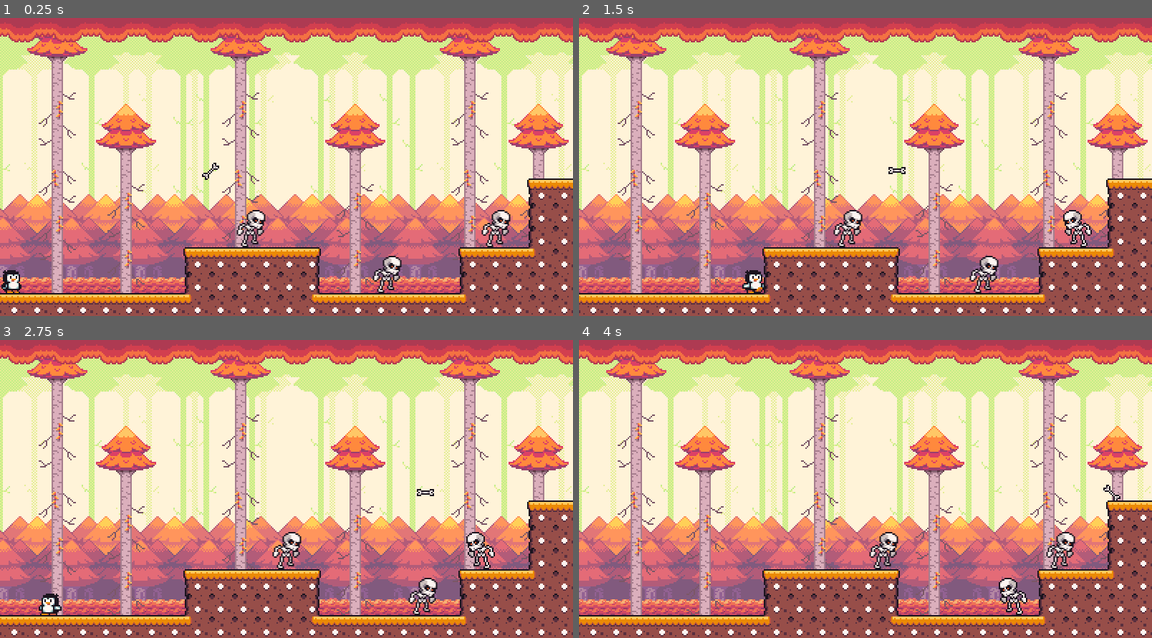
Above: before the commit, frames 1-4 (two rows, left to right).
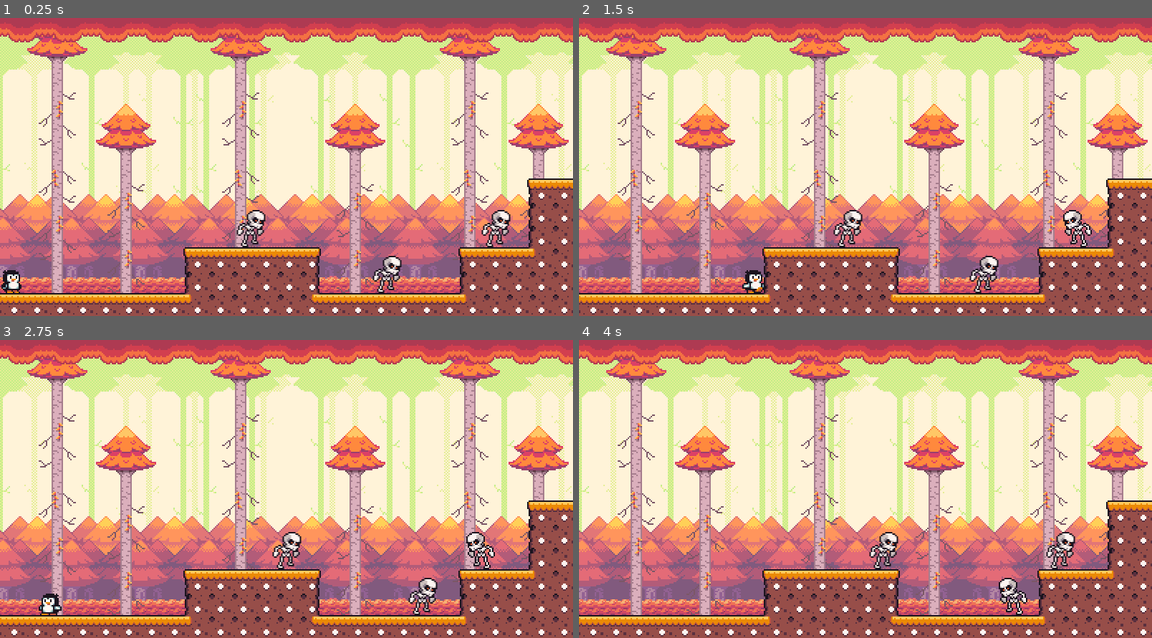
Above: after the commit, the same moments.

Repository: len-on/primeiro-projeto
Game: Godot game, scene res://scene/forest.tscn
Two runs of this game, one before a commit and one after it. Both use one fixed random seed, a clock stepped at 60 frames per second and the inputs below.
Inputs:
- Up to frame 1 (0.25 s): no input
- Up to frame 2 (1.5 s): hold Right (ui_right) from 0.53 s (still down)
- Up to frame 3 (2.75 s): release Right (ui_right) at 2.03 s; hold Left (ui_left) from 2.03 s (still down)
- Up to frame 4 (4 s): release Left (ui_left) at 2.78 s; hold Right (ui_right) from 2.78 s (still down)

The runs differ from the first frame. In frame 1, less than 0.1% of the frame differs, in the area x 35-39%, y 48-55%; in frame 2, less than 0.1%; in frame 3, less than 0.1%; in frame 4, less than 0.1%.

Commit message:
feat: Added projectiles and animations for enemies launching projectiles.

Diff:
--- a/entities/skeleton.tscn
+++ b/entities/skeleton.tscn
@@ -1,9 +1,30 @@
-[gd_scene load_steps=20 format=3 uid="uid://budvqvi4a5fn4"]
+[gd_scene load_steps=26 format=3 uid="uid://budvqvi4a5fn4"]
 
 [ext_resource type="Script" uid="uid://c4veqx8d64bek" path="res://scripts/skeleton.gd" id="1_yag7t"]
+[ext_resource type="Texture2D" uid="uid://cnuvfd03bomd2" path="res://sprites/3 - Skeleton/Bone_Toss (32 x 32).png" id="2_4oc3b"]
 [ext_resource type="Texture2D" uid="uid://dt1j42sb1pnqu" path="res://sprites/3 - Skeleton/Crumbling_Into_Bone_Pile (32 x 32).png" id="2_fpmxe"]
 [ext_resource type="Texture2D" uid="uid://xky0qhxvx3y" path="res://sprites/3 - Skeleton/Limping_Movement (32 x 32).png" id="3_4oc3b"]
 
+[sub_resource type="AtlasTexture" id="AtlasTexture_b0uhi"]
+atlas = ExtResource("2_4oc3b")
+region = Rect2(0, 0, 32, 32)
+
+[sub_resource type="AtlasTexture" id="AtlasTexture_0qgbw"]
+atlas = ExtResource("2_4oc3b")
+region = Rect2(32, 0, 32, 32)
+
+[sub_resource type="AtlasTexture" id="AtlasTexture_kjous"]
+atlas = ExtResource("2_4oc3b")
+region = Rect2(64, 0, 32, 32)
+
+[sub_resource type="AtlasTexture" id="AtlasTexture_0f01p"]
+atlas = ExtResource("2_4oc3b")
+region = Rect2(96, 0, 32, 32)
+
+[sub_resource type="AtlasTexture" id="AtlasTexture_qe8ja"]
+atlas = ExtResource("2_4oc3b")
+region = Rect2(128, 0, 32, 32)
+
 [sub_resource type="AtlasTexture" id="AtlasTexture_6hr2a"]
 atlas = ExtResource("2_fpmxe")
 region = Rect2(0, 0, 32, 32)
@@ -58,6 +79,26 @@
 
 [sub_resource type="SpriteFrames" id="SpriteFrames_yag7t"]
 animations = [{
+"frames": [{
+"duration": 1.0,
+"texture": SubResource("AtlasTexture_b0uhi")
+}, {
+"duration": 1.0,
+"texture": SubResource("AtlasTexture_0qgbw")
+}, {
+"duration": 1.0,
+"texture": SubResource("AtlasTexture_kjous")
+}, {
+"duration": 1.0,
+"texture": SubResource("AtlasTexture_0f01p")
+}, {
+"duration": 1.0,
+"texture": SubResource("AtlasTexture_qe8ja")
+}],
+"loop": false,
+"name": &"attack",
+"speed": 5.0
+}, {
 "frames": [{
 "duration": 1.0,
 "texture": SubResource("AtlasTexture_6hr2a")
@@ -121,14 +162,18 @@
 
 [node name="AnimatedSprite2D" type="AnimatedSprite2D" parent="."]
 sprite_frames = SubResource("SpriteFrames_yag7t")
-animation = &"hurt"
+animation = &"attack"
+frame = 2
+frame_progress = 0.9318162
 
 [node name="CollisionShape2D" type="CollisionShape2D" parent="."]
+visible = false
 light_mask = 4
 position = Vector2(2, 3)
 shape = SubResource("CapsuleShape2D_fpmxe")
 
 [node name="Hitbox" type="Area2D" parent="."]
+visible = false
 collision_layer = 4
 collision_mask = 2
 
@@ -144,3 +189,13 @@
 [node name="GroundDetector" type="RayCast2D" parent="."]
 position = Vector2(10, 0)
 target_position = Vector2(0, 19)
+
+[node name="PlayerDetector" type="RayCast2D" parent="."]
+position = Vector2(1, 10)
+target_position = Vector2(70, 0)
+collision_mask = 2
+
+[node name="BoneStartPosition" type="Node2D" parent="."]
+position = Vector2(14, 0)
+
+[connection signal="animation_finished" from="AnimatedSprite2D" to="." method="_on_animated_sprite_2d_animation_finished"]
--- a/entities/spinning_bone.tscn
+++ b/entities/spinning_bone.tscn
@@ -51,4 +51,4 @@
 [node name="AnimatedSprite2D" type="AnimatedSprite2D" parent="."]
 sprite_frames = SubResource("SpriteFrames_cjyle")
 autoplay = "default"
-frame_progress = 0.25910172
+frame_progress = 0.6361398
--- a/scene/forest.tscn
+++ b/scene/forest.tscn
@@ -14,7 +14,6 @@
 [ext_resource type="Texture2D" uid="uid://djsrid4i0pa82" path="res://sprites/Seasonal Tilesets/2 - Autumn Forest/Background parts/2 - Trees.png" id="7_gwku7"]
 [ext_resource type="Texture2D" uid="uid://bs5ddy5bqsroj" path="res://sprites/Seasonal Tilesets/2 - Autumn Forest/Background parts/1 - Leaf_top.png" id="8_64es3"]
 [ext_resource type="PackedScene" uid="uid://bcxngadkttf53" path="res://entities/level_end.tscn" id="13_kmspj"]
-[ext_resource type="PackedScene" uid="uid://0ualwmc7fww4" path="res://entities/spinning_bone.tscn" id="15_boiax"]
 
 [sub_resource type="TileSetAtlasSource" id="TileSetAtlasSource_kmspj"]
 texture = ExtResource("4_gwku7")
@@ -215,7 +214,4 @@
 [node name="Skeleton3" parent="." instance=ExtResource("5_ja8kk")]
 position = Vector2(343, 143)
 
-[node name="SpinningBone" parent="." instance=ExtResource("15_boiax")]
-position = Vector2(132, 107)
-
 [editable path="LevelEnd"]
--- a/scripts/skeleton.gd
+++ b/scripts/skeleton.gd
@@ -2,20 +2,24 @@
 
 enum SkeletonState {
 	walk,
+	attack,
 	hurt
 }
+const SPINNING_BONE = preload("uid://0ualwmc7fww4")
 
 @onready var anim: AnimatedSprite2D = $AnimatedSprite2D
 @onready var hitbox: Area2D = $Hitbox
 @onready var wall_detector: RayCast2D = $WallDetector
 @onready var ground_detector: RayCast2D = $GroundDetector
+@onready var player_detector: RayCast2D = $PlayerDetector
+@onready var bone_start_position: Node2D = $BoneStartPosition
 
 const SPEED = 10.0
 const JUMP_VELOCITY = -400.0
 
 var direction = 1
 var status: SkeletonState
-
+var can_throw = true
 
 func _ready() -> void:
 	go_to_walk_state()
@@ -30,6 +34,8 @@
 	match status:
 		SkeletonState.walk:
 			walk_state(delta)
+		SkeletonState.attack:
+			attack_state(delta)
 		SkeletonState.hurt:
 			hurt_state(delta)
 
@@ -38,6 +44,12 @@
 func go_to_walk_state():
 	status = SkeletonState.walk
 	anim.play("walk")
+
+func go_to_attack_state():
+	status = SkeletonState.attack
+	anim.play("attack")
+	velocity = Vector2.ZERO
+	can_throw = true
 
 func go_to_hurt_state():
 	status = SkeletonState.hurt
@@ -56,8 +68,29 @@
 		scale.x *= -1
 		direction *= -1
 
+	if player_detector.is_colliding():
+		go_to_attack_state()
+		return
+
+func attack_state(_delta):
+	if anim.frame == 2 && can_throw:
+		throw_bone()
+		can_throw = false
+
 func hurt_state(_delta):
 	pass
 
 func take_damege():
 	go_to_hurt_state()
+
+func throw_bone():
+	var new_bone = SPINNING_BONE.instantiate()
+	add_sibling(new_bone)
+	new_bone.position = bone_start_position.global_position
+	new_bone.set_direction(self.direction)
+
+
+func _on_animated_sprite_2d_animation_finished() -> void:
+	if anim.animation == "attack":
+		go_to_walk_state()
+		return
--- a/scripts/spinning_bone.gd
+++ b/scripts/spinning_bone.gd
@@ -1,4 +1,6 @@
 extends Area2D
+
+@onready var anim: AnimatedSprite2D = $AnimatedSprite2D
 
 var speed = 60
 var direction = 1
@@ -6,3 +8,7 @@
 # Called every frame. 'delta' is the elapsed time since the previous frame.
 func _process(delta: float) -> void:
 	position.x += speed * delta * direction
+
+func set_direction(dir):
+	self.direction = dir
+	anim.flip_h = direction < 0
Not shown: 1 places in scene/forest.tscn that only renumber resources
